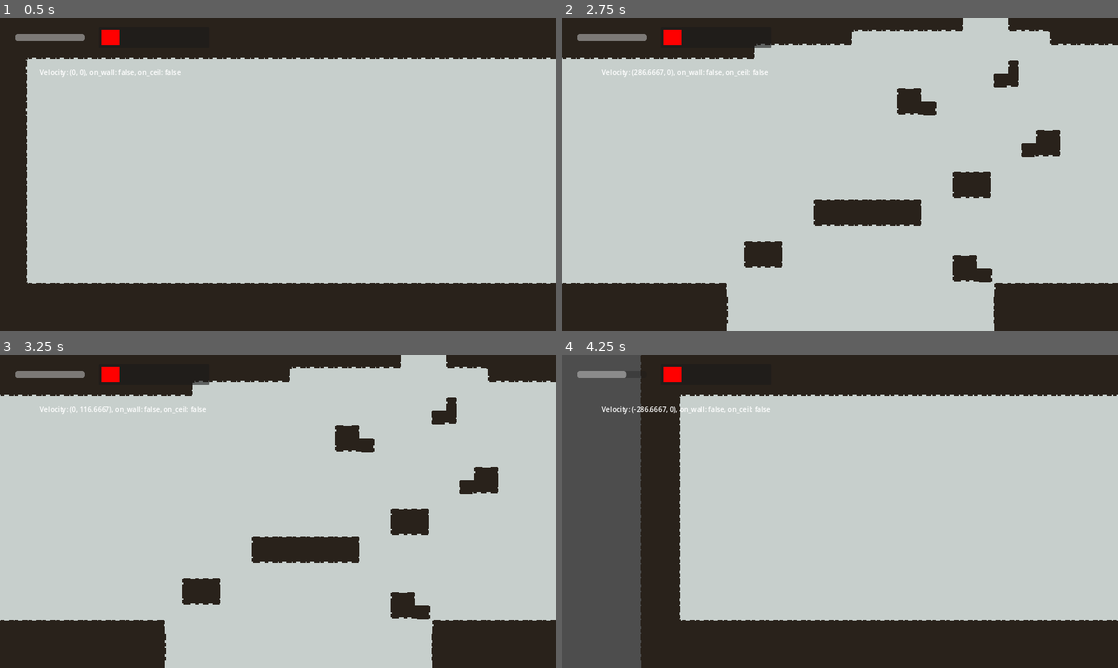
Above: before the commit, frames 1-4 (two rows, left to right).
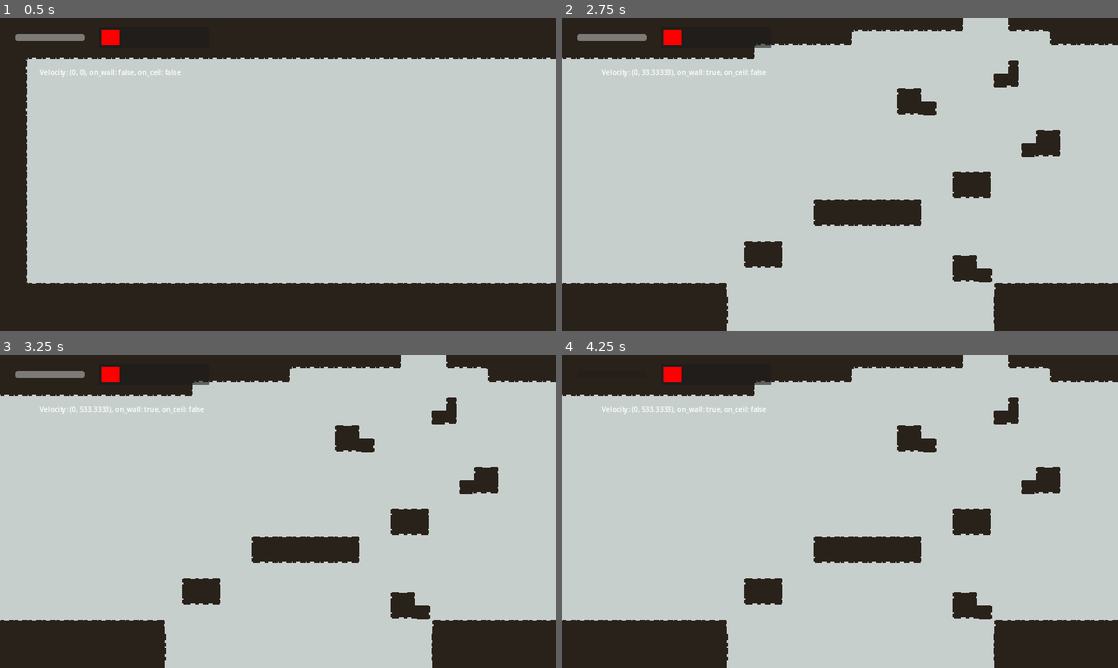
Above: after the commit, the same moments.

Repository: mnikn/Colorless-World
Game: Godot game, scene res://src/levels/level-manager.tscn
The game is run twice, just before and just after one commit, with the same random seed, the same clock (stepped at 60 frames per second) and the same inputs.
Inputs:
- Up to frame 1 (0.5 s): no input
- Up to frame 2 (2.75 s): tap Enter at 0.5 s; hold Right (player_right) 0.53-1.28 s; hold K (player_dash) 0.53-1.28 s; tap Space (player_jump) at 0.77, 1.52 s; hold Down (player_down) 1.28-2.03 s; tap 3 (player_select_blue) at 1.35 s; hold Right (player_right) from 2.03 s (still down); tap 2 (player_select_green) at 2.1 s
- Up to frame 3 (3.25 s): tap Space (player_jump) at 2.75, 3.02 s; release Right (player_right) at 2.78 s; hold Up (player_up) from 2.78 s (still down); tap 1 (player_select_red) at 2.85 s
- Up to frame 4 (4.25 s): tap Enter at 3.5 s; release Up (player_up) at 3.53 s; hold Left (player_left) from 3.53 s (still down); hold K (player_dash) from 3.53 s (still down); tap Space (player_jump) at 3.77 s

Frame 1 is identical in both runs. In frame 2, 0.1% of the frame differs, in the area x 13-37%, y 16-19%; in frame 3, 0.1%; in frame 4, 36%, in the area x 0-100%, y 0-100%.
Error in both runs: Cannot call method 'get_size' on a null value. (res://src/components/aseprite_animation_sprite.gd:44)

Commit message:
feat: update animation

Diff:
--- a/assets/character/horz-run.json
+++ b/assets/character/horz-run.json
@@ -2,7 +2,62 @@
   "frames": [
     {
       "frame": 1,
-      "duration": 100,
+      "duration": 90,
+      "collision": {
+        "x": 5,
+        "y": 3,
+        "width": 8,
+        "height": 15,
+        "shapeType": "retangle"
+      }
+    },
+    {
+      "frame": 2,
+      "duration": 90,
+      "collision": {
+        "x": 5,
+        "y": 3,
+        "width": 8,
+        "height": 15,
+        "shapeType": "retangle"
+      }
+    },
+    {
+      "frame": 3,
+      "duration": 90,
+      "collision": {
+        "x": 5,
+        "y": 3,
+        "width": 8,
+        "height": 15,
+        "shapeType": "retangle"
+      }
+    },
+    {
+      "frame": 4,
+      "duration": 90,
+      "collision": {
+        "x": 5,
+        "y": 3,
+        "width": 8,
+        "height": 15,
+        "shapeType": "retangle"
+      }
+    },
+    {
+      "frame": 5,
+      "duration": 90,
+      "collision": {
+        "x": 5,
+        "y": 3,
+        "width": 8,
+        "height": 15,
+        "shapeType": "retangle"
+      }
+    },
+    {
+      "frame": 6,
+      "duration": 90,
       "collision": {
         "x": 5,
         "y": 3,
@@ -13,7 +68,7 @@
     }
   ],
   "animation": {
-    "loop": false,
+    "loop": true,
     "img": "D:\\game_projects\\colorless-world\\assets\\character\\horz-run.png"
   }
 }
--- a/assets/character/hroz-run.json
+++ b/assets/character/hroz-run.json
@@ -2,7 +2,40 @@
   "frames": [
     {
       "frame": 1,
-      "duration": 100,
+      "duration": 150,
+      "collision": {
+        "x": 5,
+        "y": 3,
+        "width": 8,
+        "height": 15,
+        "shapeType": "retangle"
+      }
+    },
+    {
+      "frame": 2,
+      "duration": 150,
+      "collision": {
+        "x": 5,
+        "y": 3,
+        "width": 8,
+        "height": 15,
+        "shapeType": "retangle"
+      }
+    },
+    {
+      "frame": 3,
+      "duration": 150,
+      "collision": {
+        "x": 5,
+        "y": 3,
+        "width": 8,
+        "height": 15,
+        "shapeType": "retangle"
+      }
+    },
+    {
+      "frame": 4,
+      "duration": 150,
       "collision": {
         "x": 5,
         "y": 3,
@@ -13,7 +46,7 @@
     }
   ],
   "animation": {
-    "loop": false,
+    "loop": true,
     "img": "D:\\game_projects\\colorless-world\\assets\\character\\hroz-run.png"
   }
 }
--- a/src/components/character/state_manager/player/move.gd
+++ b/src/components/character/state_manager/player/move.gd
@@ -109,6 +109,9 @@
 	self.host.velocity = velocity
 	self.host.move_and_slide()
 
+	if not self.is_jumping and not self.is_dashing:
+		self.host.play_animation("run")
+
 func static_do_process(delta):
 	if self.host.is_on_floor():
 		self.cannot_dash = false
--- a/src/levels/level-manager.tscn
+++ b/src/levels/level-manager.tscn
@@ -31,9 +31,8 @@
 [node name="Move" type="Node" parent="Character/StateManager" index="1"]
 script = ExtResource("5_ss783")
 GRAVITY = 1000
-ACCELERATION = 4200
-MAX_SPEED = 350
-JUMP_HEIGHT = -550
+ACCELERATION = 4500
+MAX_SPEED = 600
 MIN_JUMP_FORCE = -200
 MAX_JUMP_FORCE = -700
 JUMP_ACCELERATION = 500
Binary file changed: assets/character/__$$__tmp_file.ase
Binary file changed: assets/character/character.ase
Binary file changed: assets/character/horz-run.png
Binary file changed: assets/character/hroz-run.png
